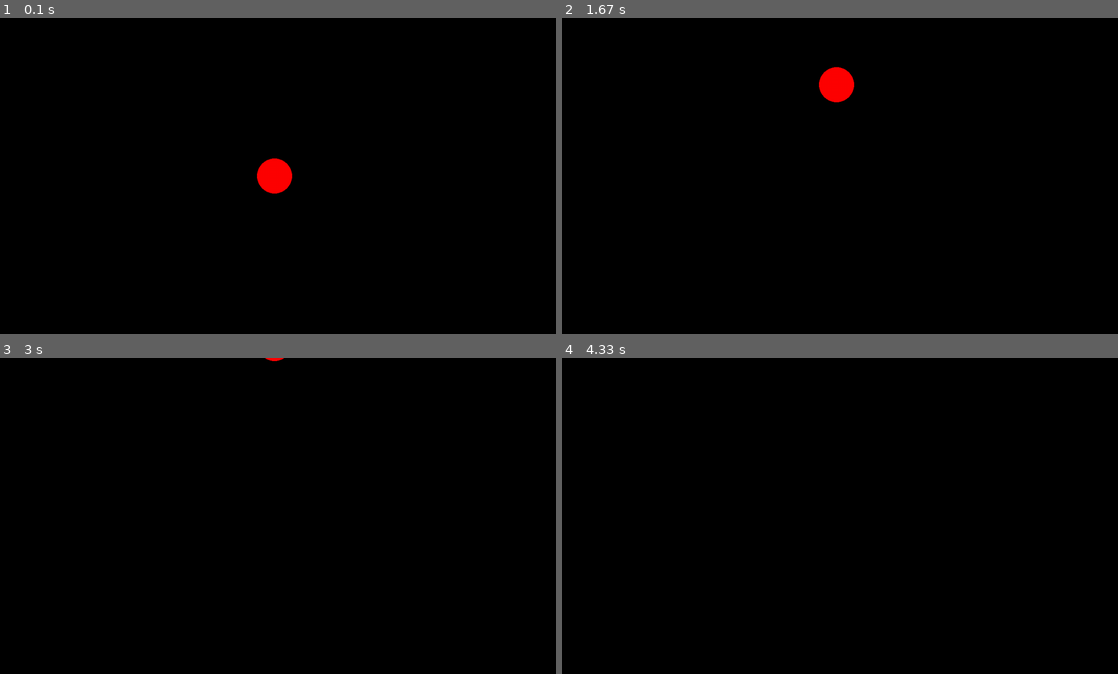
Above: before the commit, frames 1-4 (two rows, left to right).
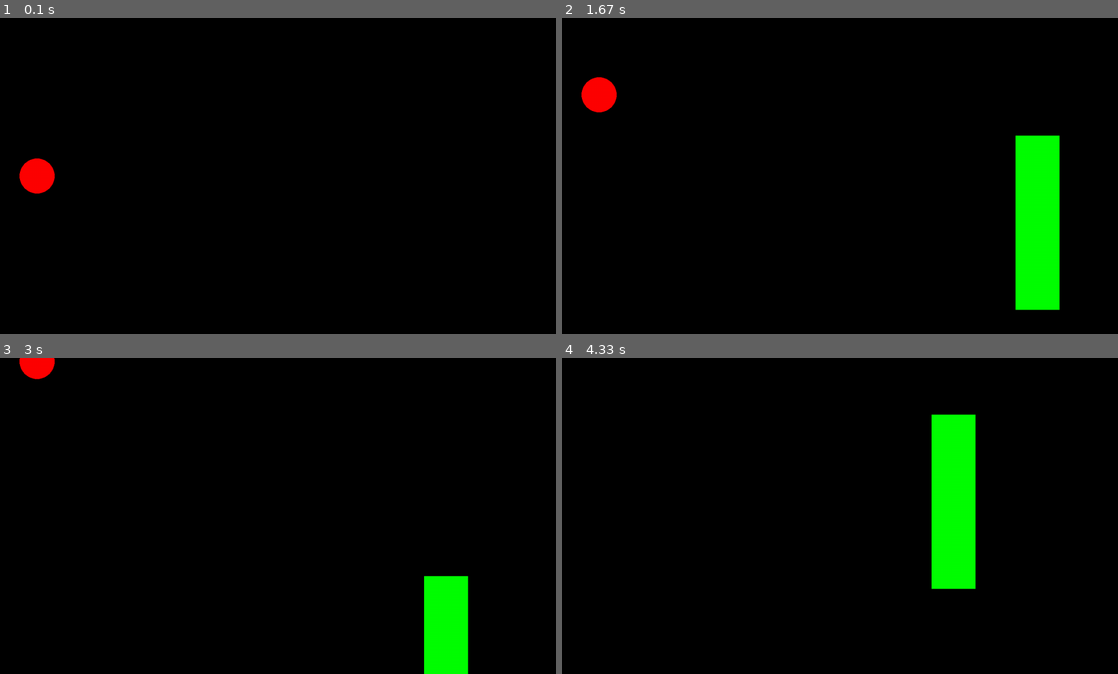
Above: after the commit, the same moments.

Repository: joaoneto9/Flappy-bird-pygame
Game: pygame game, started from main.py
Same seed, same stepped clock (60 frames per second), same inputs: the game is played once before the commit and once after it.
Inputs:
- Up to frame 1 (0.1 s): no input
- Up to frame 2 (1.67 s): tap Space at 0.33, 0.73, 1.03, 1.23, 1.57 s
- Up to frame 3 (3 s): tap Space at 1.87, 2.07, 2.37, 2.63, 2.97 s
- Up to frame 4 (4.33 s): tap Space at 3.27, 3.4, 3.8, 4.1 s

The runs differ from the first frame. In frame 1, 1.1% of the frame differs, in the area x 3-53%, y 44-56%; in frame 2, 5.5%, in the area x 3-90%, y 15-93%; in frame 3, 2.9%; in frame 4, 4.5%.

Commit message:
feat: implementing the player class and the Cano class of the game

Diff:
--- /dev/null
+++ b/Cano.py
@@ -0,0 +1,38 @@
+import pygame
+import random
+
+class Cano:
+
+    def __init__(self, screen: pygame.Surface, up: bool):
+        self.screen = screen
+        self.vel_x = 500
+        widht = 100
+
+        height_at_screen = random.randrange(0, self.screen.get_height() + 1) # valor aleatorio do local da tela -> se for menor: maior o cano
+        height = abs(self.screen.get_height() - height_at_screen) # altura do cano
+
+        if (up):
+            self.rect = pygame.Rect(100, self.screen.get_height(), widht, height)
+        else:
+            self.rect = pygame.React(100, 0, widht, self.height)
+
+    def update_height(self):
+        height_at_screen = random.randrange(0, self.screen.get_height() + 1) # valor aleatorio do local da tela -> se for menor: maior o cano
+        self.rect.height = abs(self.screen.get_height() - height_at_screen) # altura do cano
+
+    def animation(self):
+        # ultrapasosu o limite
+        if self.rect.x < 0:
+            self.rect.x = self.screen.get_width()
+            self.rect.y = random.randrange(1, self.screen.get_height())
+
+        pygame.draw.rect(self.screen, "green", self.rect)
+
+    def walk(self, dt: float):
+        if self.vel_x < 1000:
+            self.vel_x += 0.10
+
+        self.rect.x -= self.vel_x * dt
+
+    def get_height(self):
+        return self.rect.y
--- /dev/null
+++ b/Player.py
@@ -0,0 +1,20 @@
+import pygame
+
+class Player:
+
+    def __init__(self, name: str, screen: pygame.Surface):
+        self.name = name
+        self.screen = screen
+        self.player_pos = pygame.Vector2(100, screen.get_height() / 2)
+        self.vel_y = 0
+
+    def gravity_decrease_height(self):
+        self.vel_y += 0.08
+        self.player_pos.y += self.vel_y
+
+    def animation(self):
+        pygame.draw.circle(self.screen, "red", self.player_pos, 40)
+
+    def jump(self, dt: float):
+        self.player_pos.y -= 500 * dt
+        self.vel_y = 0
--- a/main.py
+++ b/main.py
@@ -1,19 +1,21 @@
 import pygame
+from Player import Player
+from Cano import Cano
+
+# name = input("escolha o seu nome: ")
 
 # pygame setup
 pygame.init()
 screen = pygame.display.set_mode((1280, 720))
 clock = pygame.time.Clock()
 
+
 running = True
 
-vel_y = 0
-vel_x = 5
-dt = 0
-gravity = 0.05
-
-# a posicao esta no centro, pois divide a altura e a largurna metade, meio que (x / 2, y /2)
-player_pos = pygame.Vector2(screen.get_width() / 2, screen.get_height() / 2)
+# iniciando um objeto player
+player = Player("name", screen)
+cano_1 =  Cano(screen, True)
+# Cria um retângulo (x, y, largura, altura)
 
 print("inicio do jogo")
 # funcionamento do jogo
@@ -22,29 +24,31 @@
         if event.type == pygame.QUIT: # se apertar X paar fecahar o jogo
             running = False
 
+    # limita o FPS para 60
+    # dt é o delta time em segundos desde o último frame
+    dt = clock.tick(60) / 500
+
     screen.fill("black") # não netendi
 
-    pygame.draw.circle(screen, "red", player_pos, 40)
+    player.animation()
+    cano_1.animation()
+
+    # pygame.draw.rect(screen, "green", rect)
 
     keys = pygame.key.get_pressed() # teclas pressionadas
 
     # apertou 'w'
     if keys[pygame.K_SPACE]:
-        player_pos.y -= 500 * dt
-        vel_y = 0
+        player.jump(dt)
 
-    # acao da gravidade
-    vel_y += gravity
-    player_pos.y += vel_y
+    # acao da gravidade e atualizacao do eixo x dos canos
+    player.gravity_decrease_height()
+    cano_1.walk(dt)
 
     # Renderizar o Jogo aqui
 
     # flip() coloca todo o trabalho na tela
     pygame.display.flip()
 
-    # limita o FPS para 60
-    # dt é o delta time em segundos desde o último frame
-    dt = clock.tick(60) / 500
-
 print("fim do jogo")
 pygame.quit()
